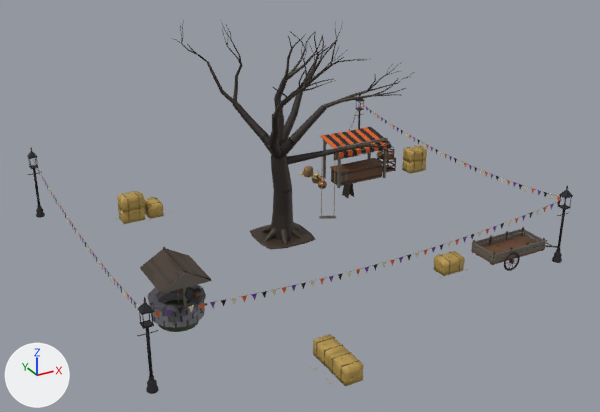
The glTF model assets/games/troll-ops/models/hg-square.glb, before and after one commit.
Rendered twice from a 50 mm camera at (-19.0, -37.6, 19.8) aimed at (-0.3, -3.6, 2.8). Arrows for +X, +Y and +Z are at lower left; the lights stay in place. The older version comes first. Where no turn or scale is listed for an object, it has been applied to the vertices. Vertices at exactly the same position are counted once.

Script lines for the objects in view, before the commit:
```python
me_hg_square = bpy.data.meshes.new('hg-square')
me_hg_square.from_pydata(...)  # 13470 vertices, 20786 faces; spans x -12.3..12.3, y -11.6..11.6, z -6.1..6.1
me_hg_square.materials.append(mat_gs_paint)
ob_hg_square = bpy.data.objects.new('hg-square', me_hg_square)
ob_hg_square.location = (0.89, -2.88, 5.67)
```
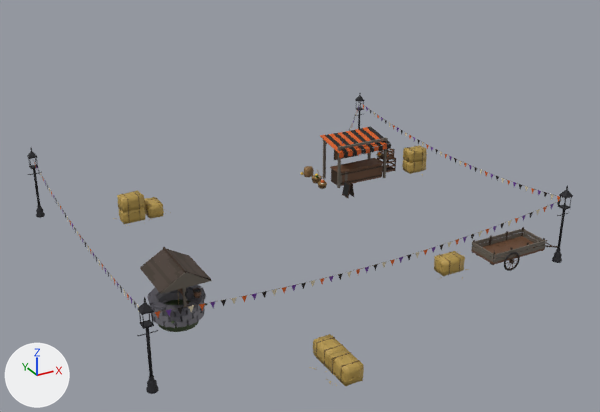
Where the newer file only moved an object's origin or applied its transform, the numbers keep the older frame.

Location of each change, (x1, y1, x2, y2) in pixels of the pictures (600 x 412 px):
'hg-square', reshaped (20% shorter)
    before: (27, 19, 573, 394)
    after: (27, 93, 573, 394)
part 1 of me_hg_square, deleted
    before: (172, 19, 414, 250)

The change in detail:
me_hg_square is used by ob_hg_square; location (0.89, -2.88, 5.67).
me_hg_square had 13470 vertices, 20786 faces and spanned x -12.3..12.3, y -11.6..11.6, z -6.1..6.1.
me_hg_square now has 10621 vertices, 16058 faces and spans x -12.3..12.3, y -11.6..11.6, z -6.1..-1.5.
me_hg_square part 1: 244 loose pieces with 2853 vertices, spanning x -5.8..5.9, y -4.1..4.8, z -5.8..6.1, are deleted.
Other edits to the shape of me_hg_square do not show in these pictures.
